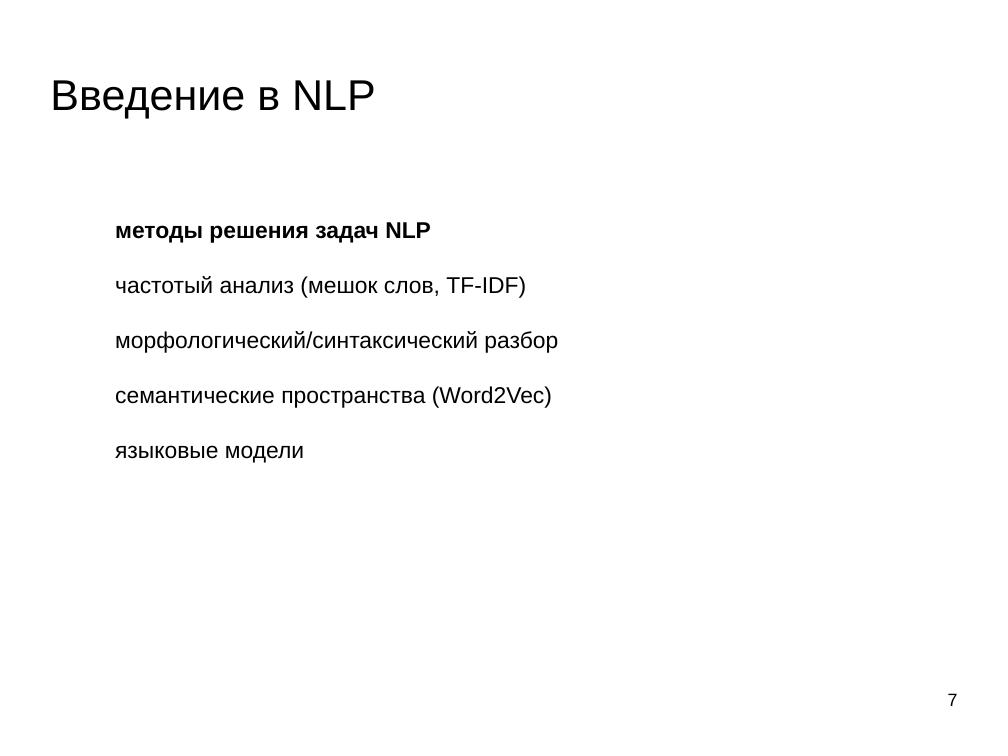
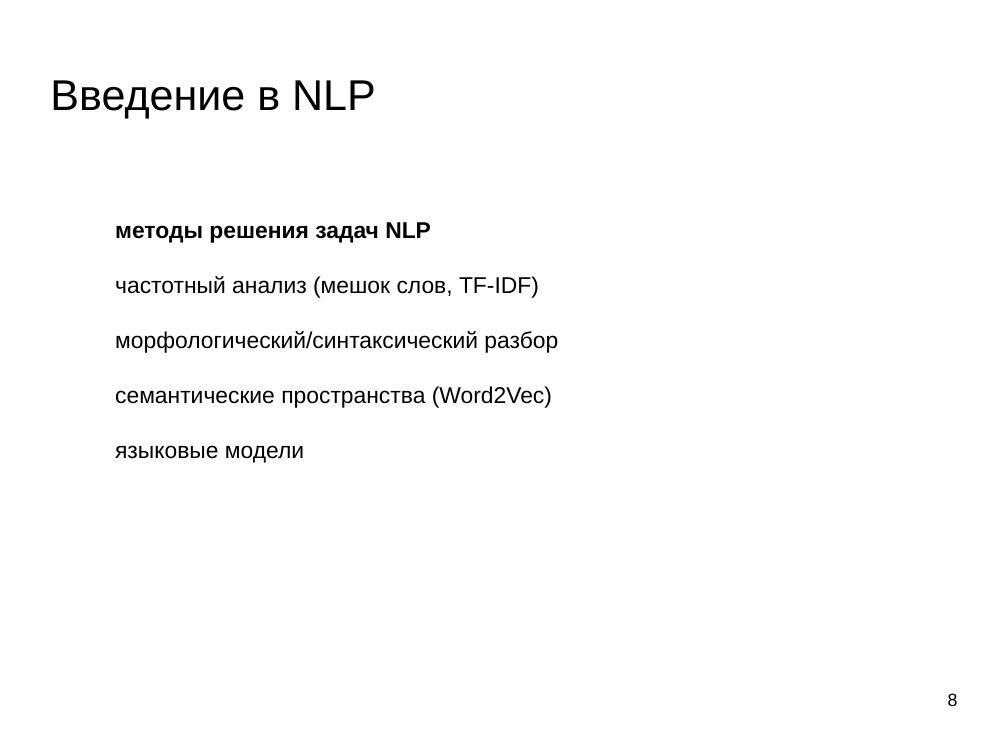
Before and after one commit to mechanoid5/ml_nlp_2022, a slide deck: slide 8 of 01-intro.odp (slide 7 before the commit). Drawn at 1008x756 pixels with LibreOffice and Linux fonts; fonts in the diff are those of the drawing; background and template pictures are left out. Boxes give left, top, right and bottom in pixels: in the first picture for what was removed or moved away, otherwise in the second. Text is boxed around its words. In the diff, an @@ line names an element or a change of style, - is before the commit and + after.

```diff
--- a/01-intro.odp
+++ b/01-intro.odp
@@ text at <box>115,276,539,298</box>: text changed @@
-частотый анализ (мешок слов, TF-IDF)
+частотный анализ (мешок слов, TF-IDF)
@@ page number at <box>948,693,958,706</box>: text changed @@
-7
+8
```
Also in this commit, not shown: 1 other slide changed, 1 slide added, 1 other file.
